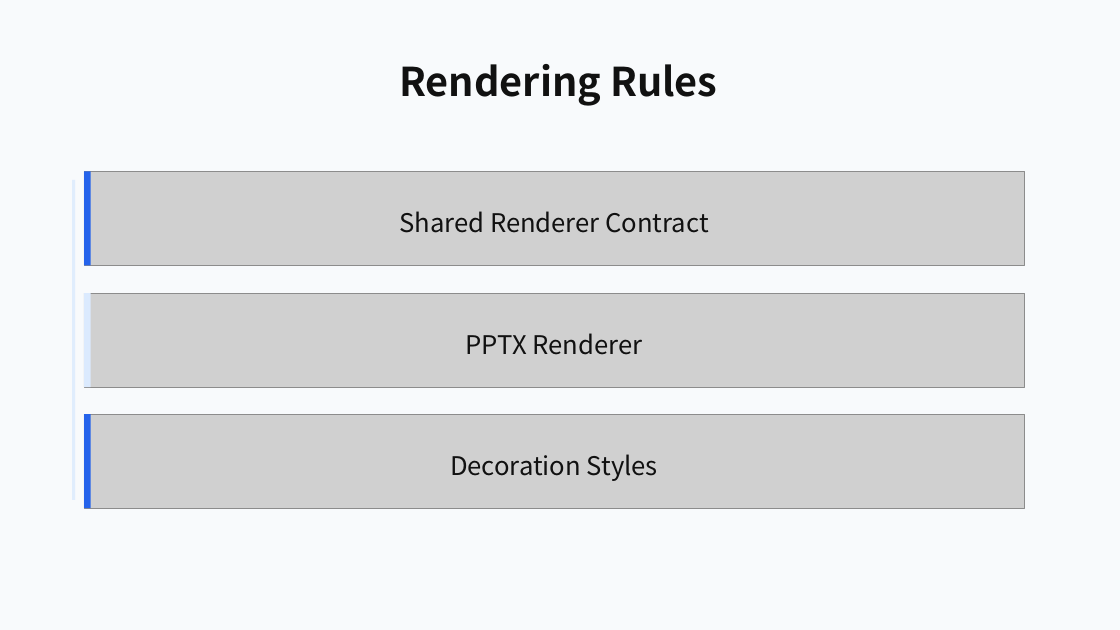
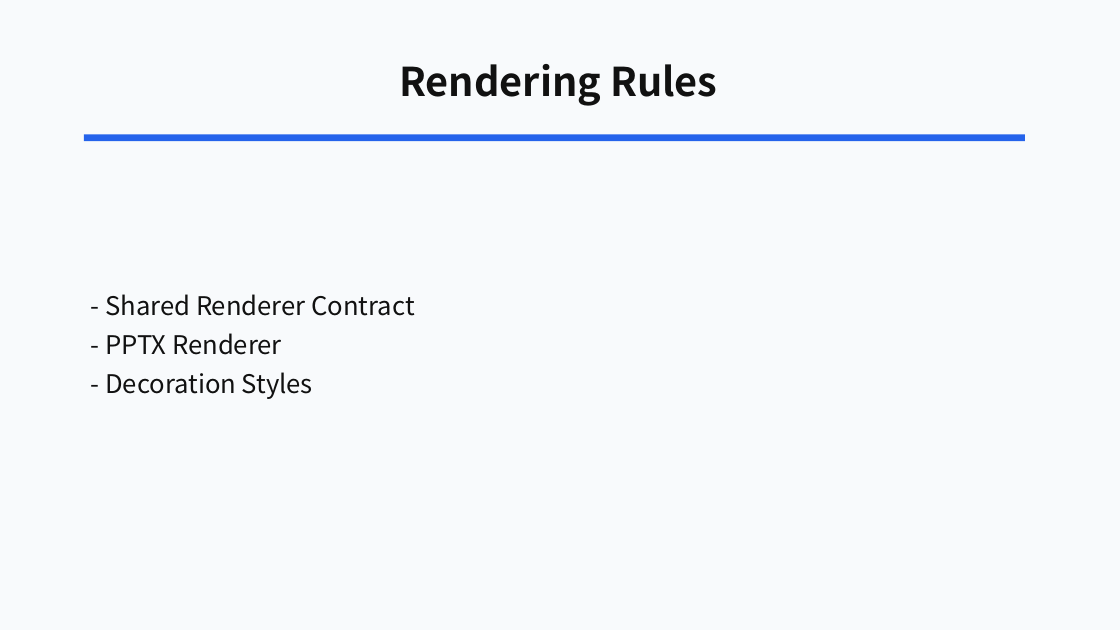
Before and after one commit to ch040602/mdpr-skill, a slide deck: slide 15 of artifacts/mdpr-vs-skill/mdpr-baseline-result.pptx. Drawn at 1120x630 pixels with LibreOffice and Linux fonts; fonts in the diff are those of the drawing; grey boxes stand for pictures. Boxes give left, top, right and bottom in pixels: in the first picture for what was removed or moved away, otherwise in the second. Text is boxed around its words. In the diff, an @@ line names an element or a change of style, - is before the commit and + after.

```diff
--- a/artifacts/mdpr-vs-skill/mdpr-baseline-result.pptx
+++ b/artifacts/mdpr-vs-skill/mdpr-baseline-result.pptx
@@ rectangle added at box(84, 134, 1025, 141), fill #2563EB @@
@@ picture removed at box(84, 171, 1025, 266) @@
@@ rectangle removed at box(84, 171, 91, 266) @@
@@ rectangle removed at box(72, 180, 76, 500) @@
@@ picture removed at box(84, 293, 1025, 387) @@
@@ rectangle removed at box(84, 293, 91, 387) @@
@@ text at box(105, 294, 414, 316): text changed @@
-Shared Renderer Contract
+- Shared Renderer Contract
@@ text at box(105, 333, 282, 355): text changed @@
-PPTX Renderer
+- PPTX Renderer
@@ text at box(105, 372, 313, 399): text changed @@
-Decoration Styles
+- Decoration Styles
@@ picture removed at box(84, 414, 1025, 508) @@
@@ rectangle removed at box(84, 414, 91, 508) @@
```
Also in this commit, not shown: 21 other slides changed, 12 other files.
